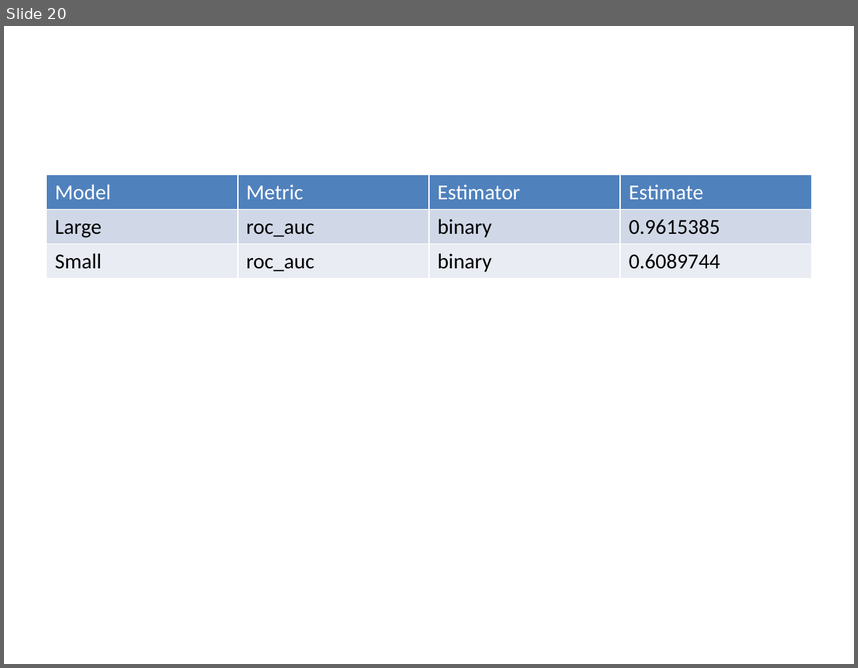
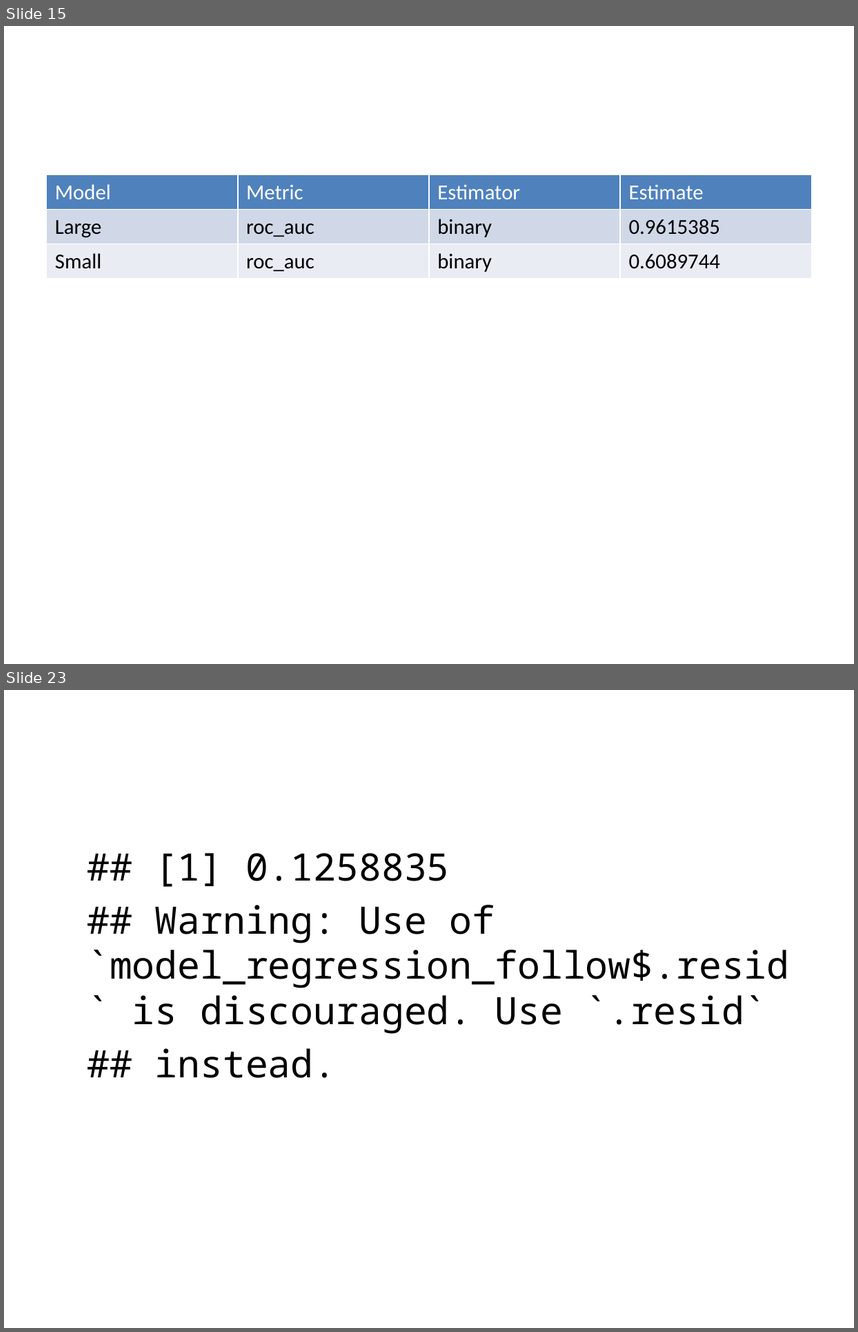
Before and after one commit to STA198F2021/save-the-best-for-last, a slide deck: Powerpoint-presentation.pptx. Shown one above the other, each under a label of ours: slide 20 before the commit, slides 15 and 23 after it; the slides between them are not shown. The pictures are 858x668 and 858x1332 pixels, drawn with LibreOffice and Linux fonts; fonts in the diff are those of the drawing. Boxes give left, top, right and bottom in pixels: in the first picture for what was removed or moved away, otherwise in the second. Text is boxed around its words. In the diff, an @@ line names an element or a change of style, - is before the commit and + after.

```diff
--- a/Powerpoint-presentation.pptx
+++ b/Powerpoint-presentation.pptx
@@ slide 23 added at box(4, 690, 854, 1328), background #FFFFFF @@
@@ text added at box(87, 853, 790, 1078), 32 pt, text #000000 @@
+## [1] 0.1258835
+## Warning: Use of `model_regression_follow$.resid` is discouraged. Use `.resid`
+## instead.
@@ what was slide 20 is now slide 15 @@
```
Also in this commit, not shown: 6 slides changed, 21 other slides added, 4 slides removed, 2 other files.
